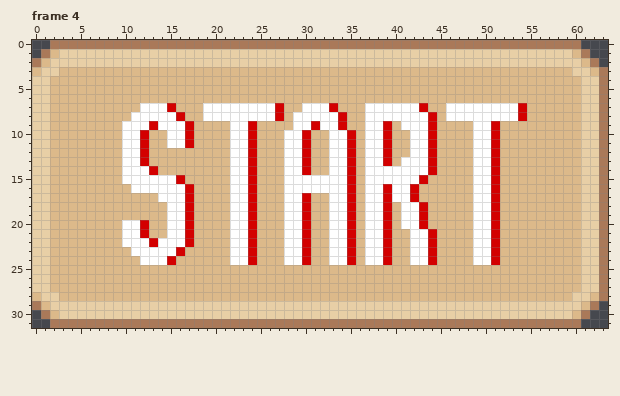
File history of a pixel-art file, Aseprite/Button.aseprite. The picture above is the old version.
64x32 pixels, 5 frames. Shown: frame 4.
After:
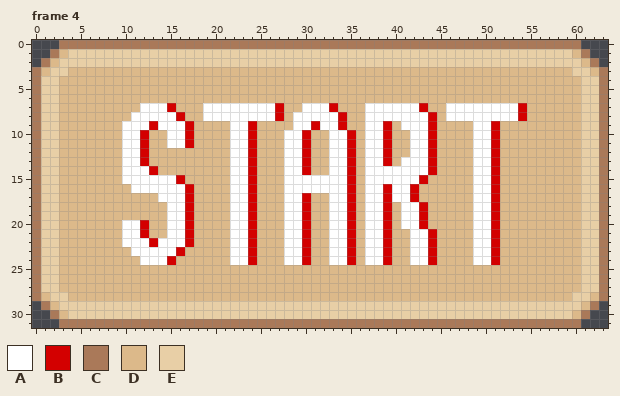
Palette (. is transparent): A #ffffff  B #d30000  C #aa7959  D #dcb98a  E #e8cfa6
The edit:
layer "Button_Up" now hidden
Frame 4, layer "Button_Down":
y 0: x 2 C -> .
y 1: x 1..3 CDE -> .CD
y 2: x 0..2 CDE -> .CD
y 3: x 0..1 DE -> CD; x 3 D -> E
y 4..27: x 0 E -> C; x 2 D -> E
y 28: x 0..1 DE -> CD; x 3 D -> E
y 29: x 0..2 CDE -> .CD
y 30: x 1..3 CDE -> .CD
y 31: x 2 C -> .
